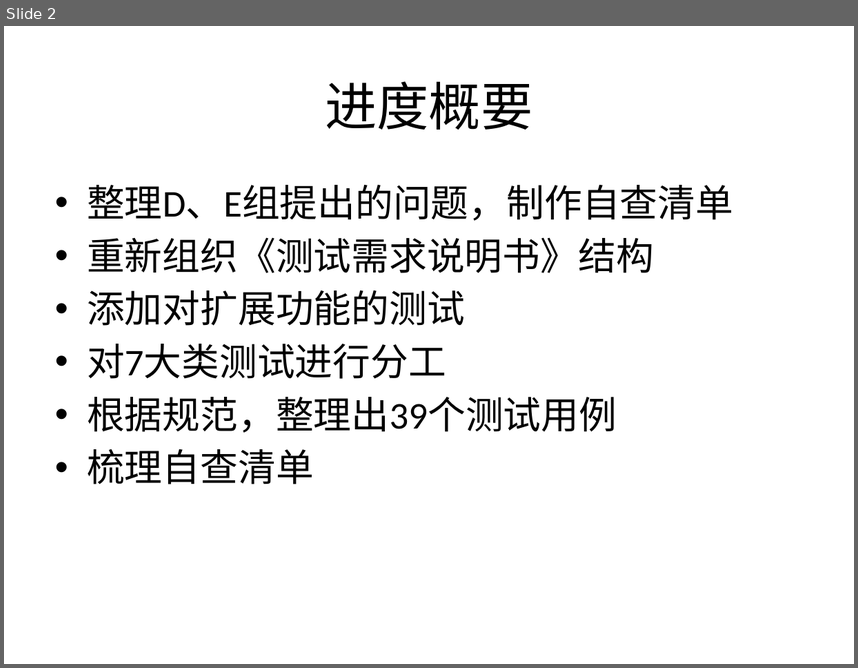
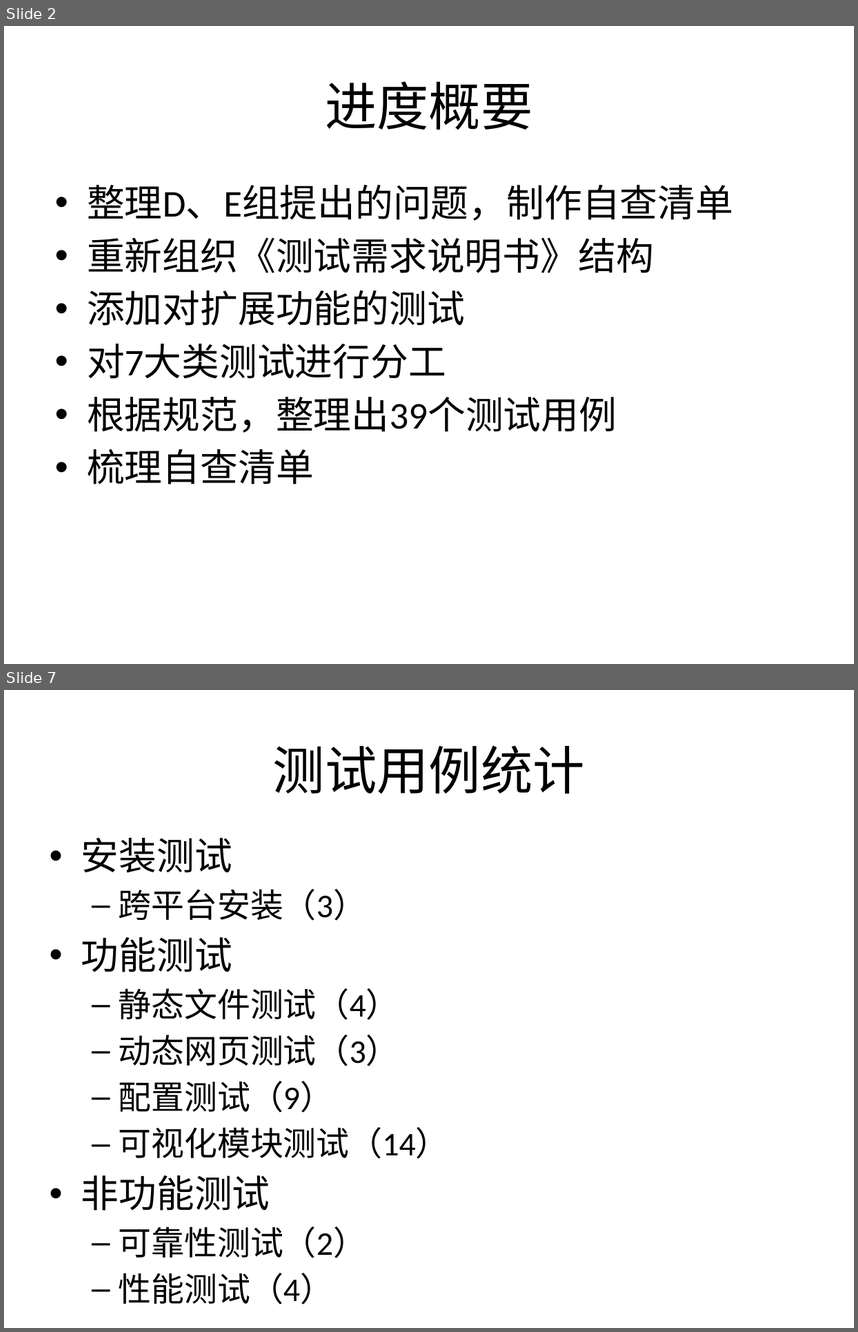
Before and after one commit to bhsei/16TeamC, a slide deck: 2.项目PPT/第十二周进度.pptx. Shown one above the other, each under a label of ours: slide 2 before the commit, slides 2 and 7 after it; the slides between them are not shown. The pictures are 858x668 and 858x1332 pixels, drawn with LibreOffice and Linux fonts; fonts in the diff are those of the drawing. Boxes give left, top, right and bottom in pixels: in the first picture for what was removed or moved away, otherwise in the second. Text is boxed around its words. In the diff, an @@ line names an element or a change of style, - is before the commit and + after.

```diff
--- a/2.项目PPT/第十二周进度.pptx
+++ b/2.项目PPT/第十二周进度.pptx
@@ slide 7 added at (x1=4, y1=690, x2=854, y2=1328), background #FFFFFF @@
@@ title added at (x1=273, y1=745, x2=585, y2=793), 44 pt, text #000000 @@
+测试用例统计
@@ text added at (x1=81, y1=838, x2=449, y2=1304), 28 pt, text #000000 @@
+• 安装测试
+  – 跨平台安装（3）
+• 功能测试
+  – 静态文件测试（4）
+  – 动态网页测试（3）
+  – 配置测试（9）
+  – 可视化模块测试（14）
+• 非功能测试
+  – 可靠性测试（2）
+  – 性能测试（4）
```
Also in this commit, not shown: 2 slides changed, 4 other slides added, 1 other file.
